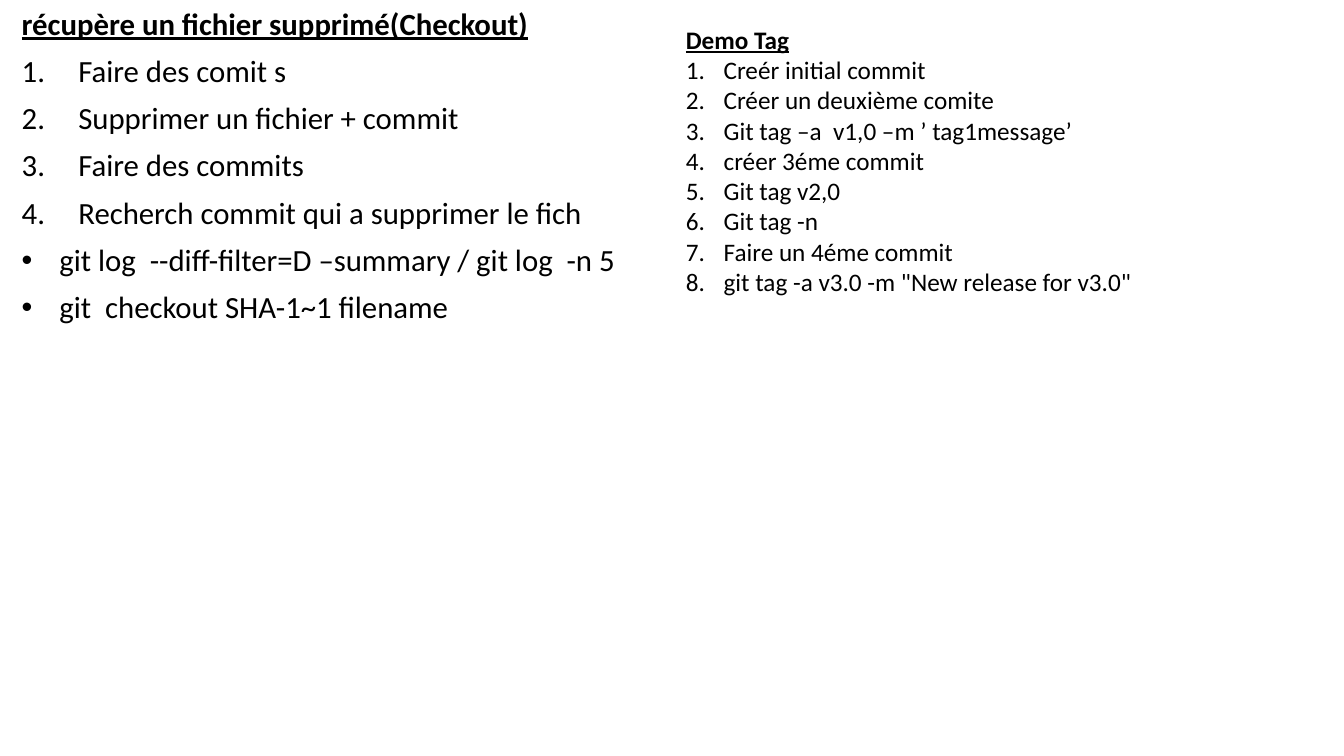
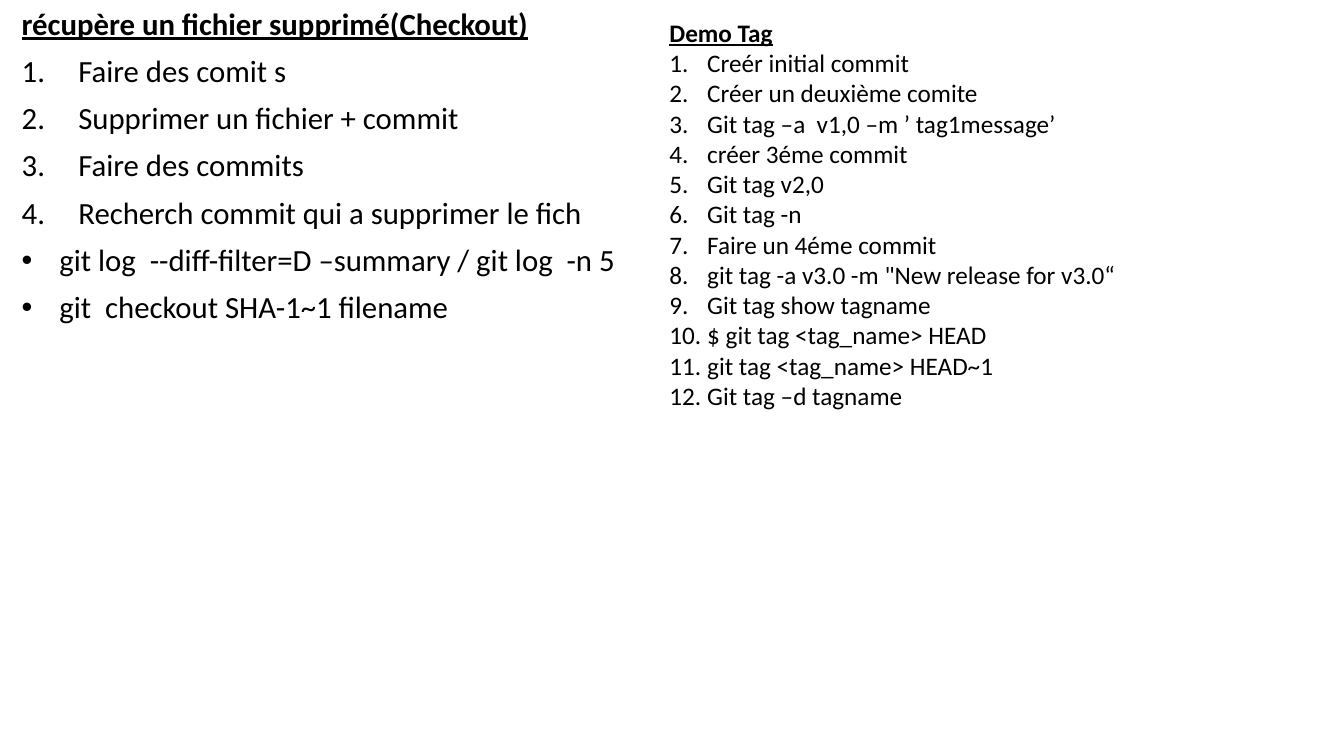
Before and after one commit to belakebiboussad/form, a slide deck: slide 36 of Formation Git.pptx. Drawn at 1344x756 pixels with LibreOffice and Linux fonts; fonts in the diff are those of the drawing. Boxes give left, top, right and bottom in pixels: in the first picture for what was removed or moved away, otherwise in the second. Text is boxed around its words. In the diff, an @@ line names an element or a change of style, - is before the commit and + after.

Commit message:
fsf

```diff
--- a/Formation Git.pptx
+++ b/Formation Git.pptx
@@ text "Demo Tag": place and size @@
-text "Demo Tag" at (686, 32, 1131, 296)
+text "Demo Tag" at (669, 25, 1115, 410)
@@ text at (707, 266, 1115, 410): text changed @@
-8. git tag -a v3.0 -m "New release for v3.0"
+8. git tag -a v3.0 -m "New release for v3.0“
+9. Git tag show tagname
+10. $ git tag <tag_name> HEAD
+11. git tag <tag_name> HEAD~1
+12. Git tag –d tagname
```
